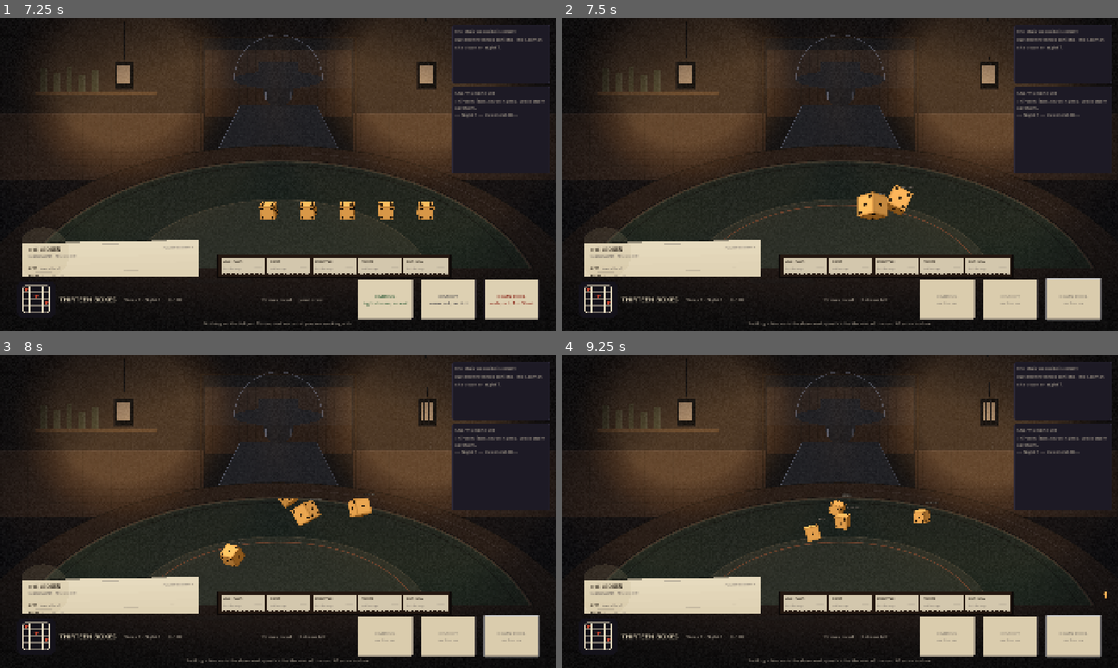
Above: before the commit, frames 1-4 (two rows, left to right).
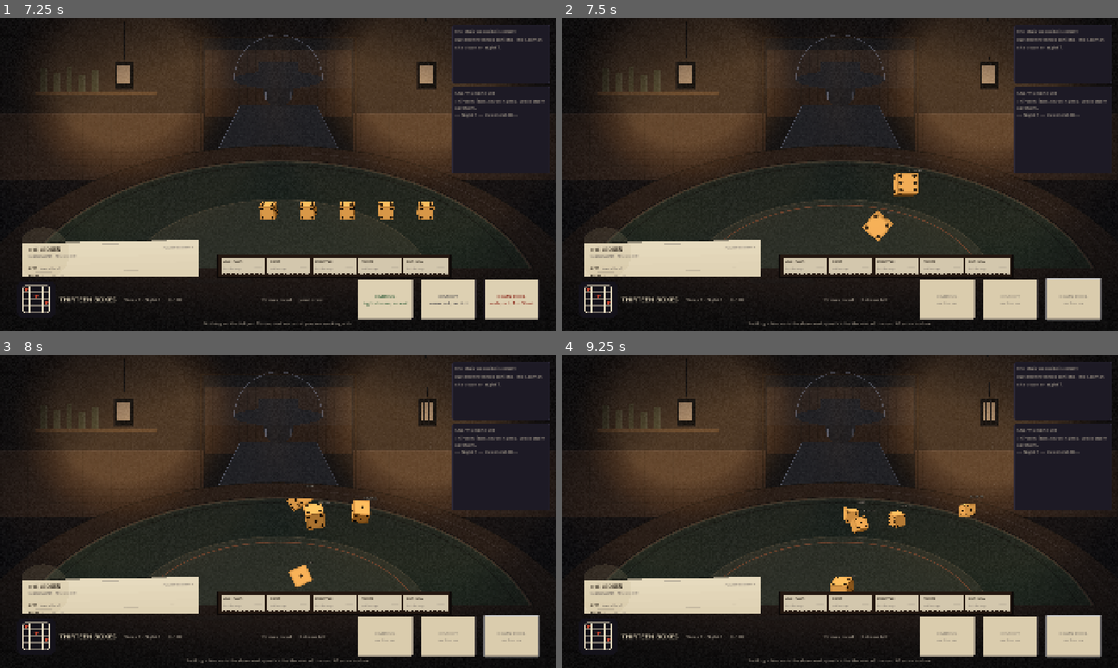
Above: after the commit, the same moments.

Repository: AdLgames/tugow
Game: Godot game, scene res://scenes/main.tscn
The game is run twice, just before and just after one commit, with the same random seed, the same clock (stepped at 60 frames per second) and the same inputs.
Inputs (mouse positions are in pixels of both pictures, inside the frame that each line leads up to):
- Up to frame 1 (7.25 s): click "Next" at 0.5 s; click "Next" at 1.25 s; click "Next" at 2 s; click "Next" at 2.75 s; click "Skip" at 3.5 s; click (383, 299) at 4.27 s; click (450, 299) at 5.02 s; click (511, 299) at 5.77 s; click "Sit down" at 6.5 s
- Up to frame 2 (7.5 s): click "DAMN FOOL wide, rail, 1 in 5 …" at 7.25 s
- Up to frame 3 (8 s): no input
- Up to frame 4 (9.25 s): tap Enter at 8 s; move the mouse to (673, 642) at 8.02 s; click (673, 642) at 8.17 s; move the mouse to (728, 527) at 8.77 s; click (728, 527) at 8.92 s

Frame 1 is identical in both runs. In frame 2, 1.1% of the frame differs, in the area x 53-65%, y 48-72%; in frame 3, 1.1%; in frame 4, 1.2%, in the area x 43-98%, y 44-78%.

Commit message:
Tune the back-of-week wall and pull Damn Fool back
Half of all runs died at the end of a week. The deaths clustered on
nights 5 to 7 with the Adversary holding under two lines, so it was never
the boss: the threshold climbed while the card emptied, and the card lost.

- night_scaling 1.18 -> 1.10, so a week's last night is 1.77x its first
  rather than 2.70x.
- overflow_carry_cap 0.50 -> 0.85. This was the bigger lever: overshoot
  is the only way a good night pays for a later one, which makes it the
  direct counter to a card that runs dry late in a week. Still under 1.0,
  so a monster turn cannot skip a night outright.

Mean night reached goes 13.6 -> 20.7 of 35, median 7 -> 20, and runs won
4 -> 44 of 200.

Damn Fool put a third of the dice in the dirt and cost two thirds of a
run's depth. Its throw profile is pulled back and the zone odds
re-measured from the simulation rather than edited: it now has the
highest rail rate of the three bands at 17% lost instead of 32%. The
calibration tripwire passes on the new numbers.

It is still not the best call, and the reason is how long a loss lasts
rather than how often it happens — a die in the dirt is gone for the
night, and three of them shrink every remaining turn. Recorded in
BALANCE.md with the measurements; bounding that cost would be a rules
change and is not made here.

Co-Authored-By: Claude Opus 5 <noreply@anthropic.com>
Claude-Session: https://claude.ai/code/session_01BzAKzGJTYJvNQcmYrQHVBo

Diff:
--- a/scripts/autoload/balance.gd
+++ b/scripts/autoload/balance.gd
@@ -22,7 +22,7 @@
 ## Threshold for the first night of the first week.
 var floor_base_threshold: int = 40
 ## Multiplier applied per night inside a week. The bar climbs all week.
-var night_scaling: float = 1.18
+var night_scaling: float = 1.10
 ## Multiplier applied to a week's opening night, week over week. A new week
 ## starts easier than the night before it ended on, but harder than the last
 ## week began — the sawtooth is the point.
@@ -33,10 +33,13 @@
 var chance_six_bonus: int = 10
 
 ## Scoring past a threshold banks the difference toward the next floor.
+## This is the only way a good night pays for a later one, which makes it the
+## counter to a card that empties in the back half of a week — deaths were
+## clustered on nights 5 to 7 before the cap was raised.
 var overflow_carry_ratio: float = 1.0
-## ...but never more than this fraction of the next threshold, so a monster
-## turn cannot skip a floor.
-var overflow_carry_cap: float = 0.5
+## ...but never the whole of the next threshold, so a monster turn cannot skip
+## a night outright.
+var overflow_carry_cap: float = 0.85
 
 # --- The throw ---------------------------------------------------------------
 
@@ -57,9 +60,9 @@
 ## gets. Re-run the tuner and update this table after any change to the dice,
 ## the table or the throw profiles.
 var zone_odds: Dictionary = {
-	0: {"pot": 0.83, "rail": 0.17, "lost": 0.00},   # SOFT
+	0: {"pot": 0.85, "rail": 0.15, "lost": 0.00},   # SOFT
 	1: {"pot": 0.50, "rail": 0.44, "lost": 0.06},   # MEDIUM
-	2: {"pot": 0.22, "rail": 0.47, "lost": 0.31},   # HARD
+	2: {"pot": 0.32, "rail": 0.51, "lost": 0.17},   # HARD
 }
 
 ## How often a settled die is left showing two faces at once, measured the
@@ -92,7 +95,12 @@
 var throw_impulses: Dictionary = {
 	0: {"impulse": 3.4, "spin": 0.9, "spread": 0.5, "lift": 0.6},    # SOFT
 	1: {"impulse": 5.2, "spin": 1.8, "spread": 1.1, "lift": 1.0},    # MEDIUM
-	2: {"impulse": 6.2, "spin": 2.8, "spread": 1.9, "lift": 1.5},    # HARD
+	# Damn Fool put a third of the dice in the dirt, which made it a mistake
+	# rather than a gamble: measured over whole runs it cost two thirds of a
+	# run's depth and was never the right call. Pulled back until it is the
+	# widest reach on the table — the highest rail rate of the three bands —
+	# at a survivable price.
+	2: {"impulse": 5.6, "spin": 2.4, "spread": 1.6, "lift": 1.5},    # HARD
 }
 
 ## Physics drives the visible throw; the model in throw.gd stays the headless
--- a/tools/strategy_report.gd
+++ b/tools/strategy_report.gd
@@ -10,6 +10,7 @@
 const RUNS := 200
 const GUARD := 600
 const BEST_POLICY := "hold + stake rail"
+const TUNE_RUNS := 80
 
 
 func _ready() -> void:
@@ -22,7 +23,65 @@
 	_depletion()
 	_hold_experiment()
 	_write_values()
+	_tune()
 	get_tree().quit(0)
+
+
+## Deaths cluster in the back half of a week: the threshold climbs while the
+## card empties, and the card loses. This sweeps the two scalings against each
+## other to find a pair where a week is survivable but a run is not a
+## formality.
+func _tune() -> void:
+	var night_was: float = Balance.night_scaling
+	var week_was: float = Balance.week_scaling
+	print("\n=== Tuning the climb (%d runs a cell) ===" % TUNE_RUNS)
+	print("night x  week x    mean night   median   wins/%d" % TUNE_RUNS)
+	for night_scaling in [1.08, 1.10, 1.12, 1.14, 1.18]:
+		for week_scaling in [1.55, 1.75, 1.95]:
+			Balance.night_scaling = night_scaling
+			Balance.week_scaling = week_scaling
+			var floors: Array[int] = []
+			var wins := 0
+			for seed_value in TUNE_RUNS:
+				var game := _play(BEST_POLICY, seed_value)
+				floors.append(game.floor_number)
+				if game.victory:
+					wins += 1
+			floors.sort()
+			var sum := 0
+			for f in floors:
+				sum += f
+			print("  %.2f    %.2f %11.1f %8d %8d"
+				% [night_scaling, week_scaling, float(sum) / TUNE_RUNS,
+					floors[floors.size() / 2], wins])
+	Balance.night_scaling = night_was
+	Balance.week_scaling = week_was
+
+	# Overshoot is the only way a good night pays for a later one, so it is
+	# the direct counter to a card that empties late in the week.
+	var cap_was: float = Balance.overflow_carry_cap
+	print("\n=== Tuning the carry (night x1.10, week x1.55) ===")
+	print("carry cap   mean night   median   wins/%d" % TUNE_RUNS)
+	Balance.night_scaling = 1.10
+	Balance.week_scaling = 1.55
+	for cap in [0.75, 0.80, 0.85, 0.90, 0.95]:
+		Balance.overflow_carry_cap = cap
+		var floors: Array[int] = []
+		var wins := 0
+		for seed_value in TUNE_RUNS:
+			var game := _play(BEST_POLICY, seed_value)
+			floors.append(game.floor_number)
+			if game.victory:
+				wins += 1
+		floors.sort()
+		var sum := 0
+		for f in floors:
+			sum += f
+		print("  %.2f %13.1f %8d %8d"
+			% [cap, float(sum) / TUNE_RUNS, floors[floors.size() / 2], wins])
+	Balance.overflow_carry_cap = cap_was
+	Balance.night_scaling = night_was
+	Balance.week_scaling = week_was
 
 
 ## What a write is actually worth in play, as opposed to in the abstract.
@@ -234,6 +293,26 @@
 	for key in reasons:
 		print("  %-26s %d" % [key, reasons[key]])
 	print("  mean night reached: %.2f of %d" % [float(nights) / RUNS, Balance.total_nights()])
+	print("  deaths by night of week:")
+	var by_night := {}
+	var his_lines := 0
+	var duel_deaths := 0
+	for seed_value in RUNS:
+		var g := _play(BEST_POLICY, seed_value)
+		if g.victory:
+			continue
+		var night := Balance.night_of(g.floor_number)
+		by_night[night] = by_night.get(night, 0) + 1
+		his_lines += g.card.adversary_count()
+		if Balance.is_duel_floor(g.floor_number):
+			duel_deaths += 1
+	for night in range(1, Balance.nights_per_week + 1):
+		var n: int = by_night.get(night, 0)
+		print("    night %d%s: %s %d" % [night, " (his)" if Balance.is_duel_floor(night) else "     ",
+			"#".repeat(n / 2), n])
+	print("  died on a night he was at the table: %d of %d" % [duel_deaths, RUNS])
+	print("  lines he was holding at the end, on average: %.1f (limit %d)"
+		% [float(his_lines) / RUNS, Balance.adversary_card_limit])
 	print("  mean lines spent: %.1f over %.1f nights (%.2f lines a night)"
 		% [float(lines_spent) / RUNS, float(nights) / RUNS,
 			float(lines_spent) / maxf(1.0, float(nights))])
@@ -317,7 +396,8 @@
 	for policy in ["one throw, greedy", "all draws, greedy", "all draws, careful",
 			"all draws, damn fool", "stake >=5, all draws", "stake rail, all draws",
 			"clear-the-night", "hoard the big lines",
-			"hold toward a line", "hold + stake rail", "hold + clear-the-night"]:
+			"hold toward a line", "hold + stake rail", "hold + clear-the-night",
+			"hold + careful", "hold + damn fool", "hold + gamble when behind"]:
 		_report(policy)
 
 
@@ -420,6 +500,8 @@
 
 func _take_turn(game: Game, policy: String) -> void:
 	var strength := _strength_for(policy)
+	if policy == "hold + gamble when behind":
+		strength = _gamble_strength(game)
 	while game.draws_left() > 0:
 		game.throw(strength)
 		_stake(game, policy)
@@ -435,10 +517,26 @@
 
 func _strength_for(policy: String) -> int:
 	match policy:
-		"all draws, careful":
+		"all draws, careful", "hold + careful":
 			return Throw.Strength.SOFT
-		"all draws, damn fool":
+		"all draws, damn fool", "hold + damn fool":
 			return Throw.Strength.HARD
+	return Throw.Strength.MEDIUM
+
+
+## Throw wide only when a careful throw cannot get there. The rail is the
+## only real multiplier in the game, so reaching for it is correct exactly
+## when the night cannot be cleared without one — and a mistake otherwise.
+func _gamble_strength(game: Game) -> int:
+	var need := game.threshold - game.floor_score
+	var best := 0
+	for box in game.card.open_boxes():
+		best = maxi(best, game.preview(box))
+	if best >= need:
+		return Throw.Strength.SOFT
+	# Behind, and running out of nights on this card: reach.
+	if game.card.open_count() <= Balance.nights_per_week - Balance.night_of(game.floor_number) + 2:
+		return Throw.Strength.HARD
 	return Throw.Strength.MEDIUM
 
 
@@ -488,7 +586,7 @@
 ## making a much bigger commitment than a Yahtzee hold.
 func _stake(game: Game, policy: String) -> void:
 	match policy:
-		"hold + stake rail", "stake rail, all draws":
+		"hold + stake rail", "stake rail, all draws", "hold + careful", "hold + damn fool", "hold + gamble when behind":
 			for d in game.pool.table:
 				if not d.locked and not d.lost and d.zone == Throw.Zone.RAIL \
 						and not game.would_lock_out(d):
--- a/tools/throw_tuner.gd
+++ b/tools/throw_tuner.gd
@@ -27,20 +27,29 @@
 	if "--sweep" in OS.get_cmdline_user_args():
 		for impulse in [1.6, 2.4, 3.2, 4.0, 4.8, 5.6, 6.4, 7.2]:
 			await _measure(impulse, 1.4, impulse * 0.45)
+	# Damn Fool loses a third of its dice, which makes it never worth throwing.
+	# These are the candidates for a band that is a gamble rather than a
+	# mistake: still the widest reach, but survivable.
+	if "--hard" in OS.get_cmdline_user_args():
+		print("\n=== Damn Fool candidates ===")
+		for candidate in [[5.4, 1.3], [5.6, 1.4], [5.8, 1.5], [5.6, 1.6], [5.8, 1.7]]:
+			await _measure(candidate[0], 1.5, 2.4, "i%.1f s%.1f" % [candidate[0], candidate[1]],
+				candidate[1])
 	print("\n=== Committed bands ===")
 	for strength in [Throw.Strength.SOFT, Throw.Strength.MEDIUM, Throw.Strength.HARD]:
 		var profile: Dictionary = Balance.throw_impulses[strength]
 		await _measure(float(profile["impulse"]), float(profile["lift"]),
-			float(profile["spin"]), Throw.strength_name(strength))
+			float(profile["spin"]), Throw.strength_name(strength), float(profile["spread"]))
 	Engine.time_scale = 1.0
 	Engine.physics_ticks_per_second = 60
 	get_tree().quit(0)
 
 
-func _measure(impulse: float, lift: float, spin: float, label: String = "") -> void:
+func _measure(impulse: float, lift: float, spin: float, label: String = "",
+		spread: float = 1.1) -> void:
 	var original: Dictionary = Balance.throw_impulses[Throw.Strength.MEDIUM].duplicate()
 	Balance.throw_impulses[Throw.Strength.MEDIUM] = {
-		"impulse": impulse, "spin": spin, "spread": 1.1, "lift": lift,
+		"impulse": impulse, "spin": spin, "spread": spread, "lift": lift,
 	}
 	var radius_total := 0.0
 	var pot := 0
Not shown, changed: docs/BALANCE.md
